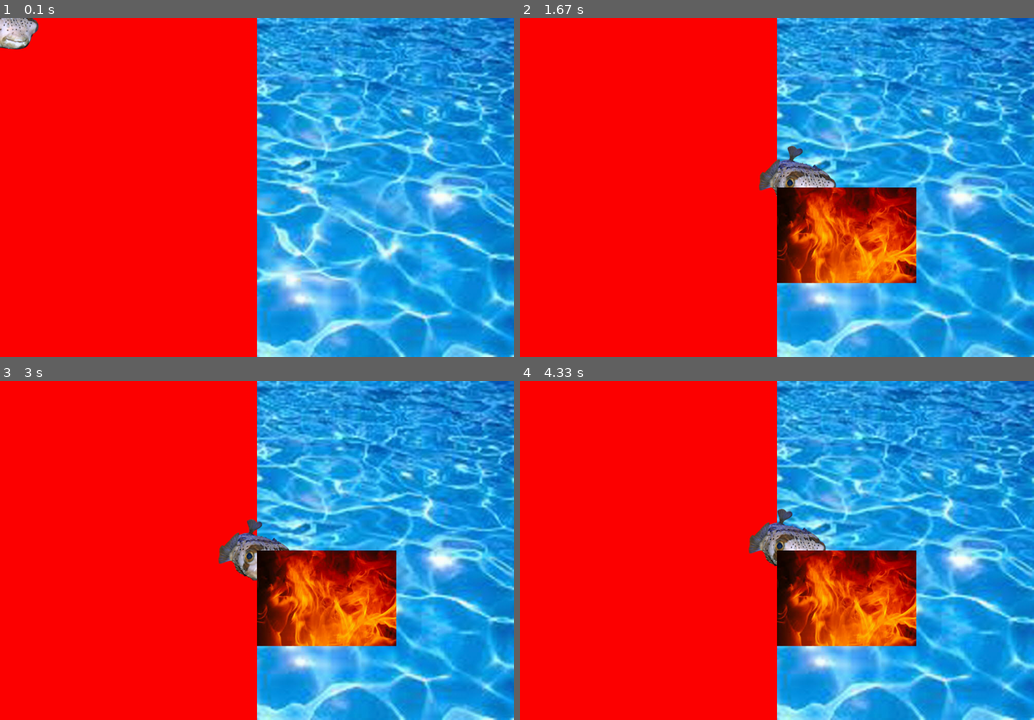
Above: before the commit, frames 1-4 (two rows, left to right).
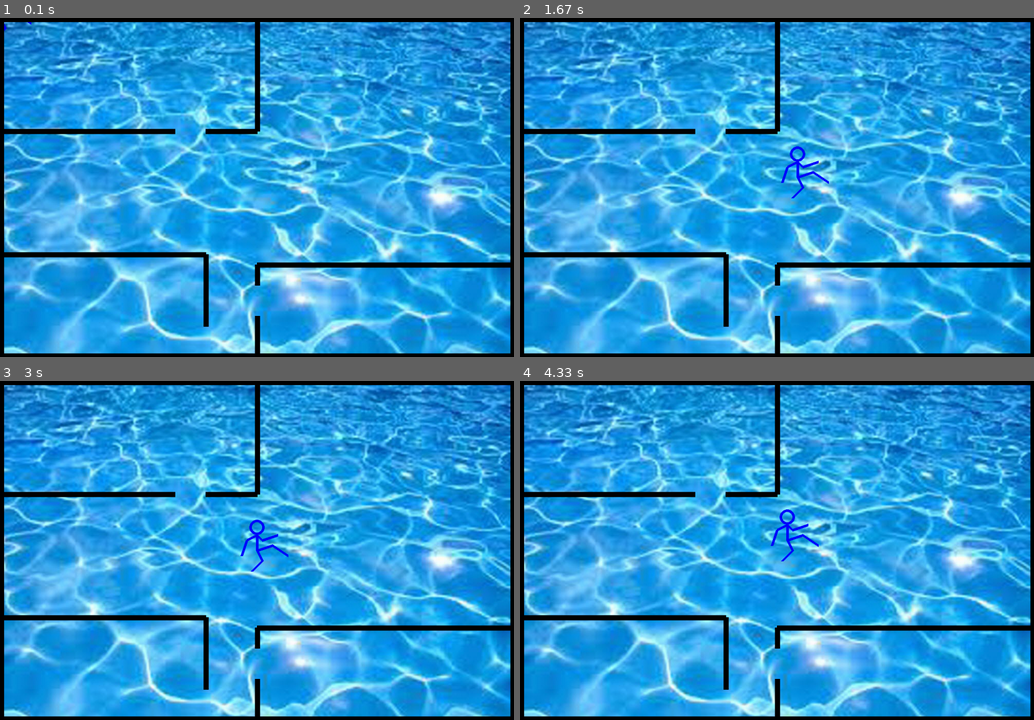
Above: after the commit, the same moments.

Repository: latuszek-piotr/gimnazjum-pygame
Game: pygame game, started from luk.py
The game is run twice, just before and just after one commit, with the same random seed, the same clock (stepped at 60 frames per second) and the same inputs. The source is Python 2; it was converted automatically to run under Python 3.
Inputs (mouse positions are in pixels of both pictures, inside the frame that each line leads up to):
- Up to frame 1 (0.1 s): no input
- Up to frame 2 (1.67 s): click (777, 187) at 0.38 s; hold Right 0.67-1.13 s; hold Up 1.17-1.5 s; hold Right from 1.53 s (still down)
- Up to frame 3 (3 s): release Right at 2 s; hold Left 2.03-2.57 s; hold Down 2.6-2.92 s; hold Left from 2.95 s (still down)
- Up to frame 4 (4.33 s): release Left at 3.35 s; hold Up 3.38-3.75 s; hold Right from 3.78 s (still down)

The runs differ from the first frame. In frame 1, 53% of the frame differs, in the area x 0-100%, y 0-100%; in frame 2, 61%; in frame 3, 61%; in frame 4, 61%.

Commit message:
mapa szkoly,podzial sal

Diff:
--- /dev/null
+++ b/Mapa.py
@@ -0,0 +1,30 @@
+import pygame
+def draw_pietro(screen):
+    grubosc =15
+    grubosc1 = 10
+    black = (0,0,0)
+    noga_pl = [(0,0),(0,660)]
+    noga_pg = [(0,0),(1000,0)]
+    noga_pd = [(0,660),(1000,660)]
+    noga_pp = [(1000,660),(1000,0)]
+    sciana_1 = [(0,460),(400,460)]
+    sciana_2 = [(400,460),(400,600)]
+    sciana_3 = [(500,0),(500,220)]
+    sciana_4 = [(500,220),(400,220)]
+    sciana_5 = [(0,220),(340,220)]
+    sciana_6 = [(1000,480),(500,480)]
+    sciana_7 = [(500,480),(500,520)]
+    sciana_8 = [(500,660),(500,580)]
+
+    pygame.draw.lines(screen, black, False, noga_pg, grubosc )
+    pygame.draw.lines(screen, black, False, noga_pl, grubosc )
+    pygame.draw.lines(screen, black, False, noga_pd, grubosc )
+    pygame.draw.lines(screen, black, False, noga_pp, grubosc )
+    pygame.draw.lines(screen, black, False, sciana_1, grubosc1 )
+    pygame.draw.lines(screen, black, False, sciana_2, grubosc1 )
+    pygame.draw.lines(screen, black, False, sciana_3, grubosc1 )
+    pygame.draw.lines(screen, black, False, sciana_4, grubosc1 )
+    pygame.draw.lines(screen, black, False, sciana_5, grubosc1 )
+    pygame.draw.lines(screen, black, False, sciana_6, grubosc1 )
+    pygame.draw.lines(screen, black, False, sciana_7, grubosc1 )
+    pygame.draw.lines(screen, black, False, sciana_8, grubosc1 )
--- a/luk.py
+++ b/luk.py
@@ -1,3 +1,4 @@
+import Mapa
 import pygame
 import sys
 from pygame.locals import QUIT
@@ -36,7 +37,15 @@
     grafika = pygame.image.load(nazwa_pliku).convert_alpha()
     szerokosc = grafika.get_width()
     wysokosc = grafika.get_height()
-    screen.blit(grafika, (x-szerokosc/2, y-wysokosc/2))
+    grubosc = 5
+    # screen.blit(grafika, (x-szerokosc/2, y-wysokosc/2))
+    noga_l = [(x-10,y+40),(x+10,y+20),(x,y),(x,y-30),(x+10,y-20),(x+40,y-30),]
+    noga_p = [(x+60,y+10),(x+30,y-10),(x,y),(x,y-30),(x-20,y-20),(x-30,y+10)]
+    srodek_glowy = (x,y-45)
+    promien_g = 15
+    pygame.draw.lines(screen, blue, False, noga_p, grubosc )
+    pygame.draw.lines(screen, blue, False, noga_l, grubosc )
+    pygame.draw.circle(screen, blue, srodek_glowy, promien_g, grubosc)
 
 # utworzenie okna
 window = pygame.display.set_mode((1000, 660))
@@ -64,17 +73,16 @@
             print "harakiri"
             sys.exit(0)
 
-
-
         else:
             screen.fill((blue))
             #x, y = pygame.mouse.get_pos()
             x, y = pobierz_wspolrzedne(event, ostatnio_x, ostatnio_y)
             screen.blit(grafika_wody, (0, 0))
-            pygame.draw.rect(screen, red, (0,0,500,660))
+            # pygame.draw.rect(screen, red, (0,0,500,660))
             #screen.blit(grafika_ryby, (x-szerokosc_ryby/2, y-wysokosc_ryby/2))
             draw_figure(event, screen, x, y)
             ostatnio_x, ostatnio_y = x, y
+            Mapa.draw_pietro(screen)
 
 
 
@@ -82,7 +90,7 @@
             if x < 500 :
                 sound.play()
             else:
-                screen.blit(grafika_ogien, (500,330))
+                # screen.blit(grafika_ogien, (500,330))
                 pygame.display.flip()
 
 
